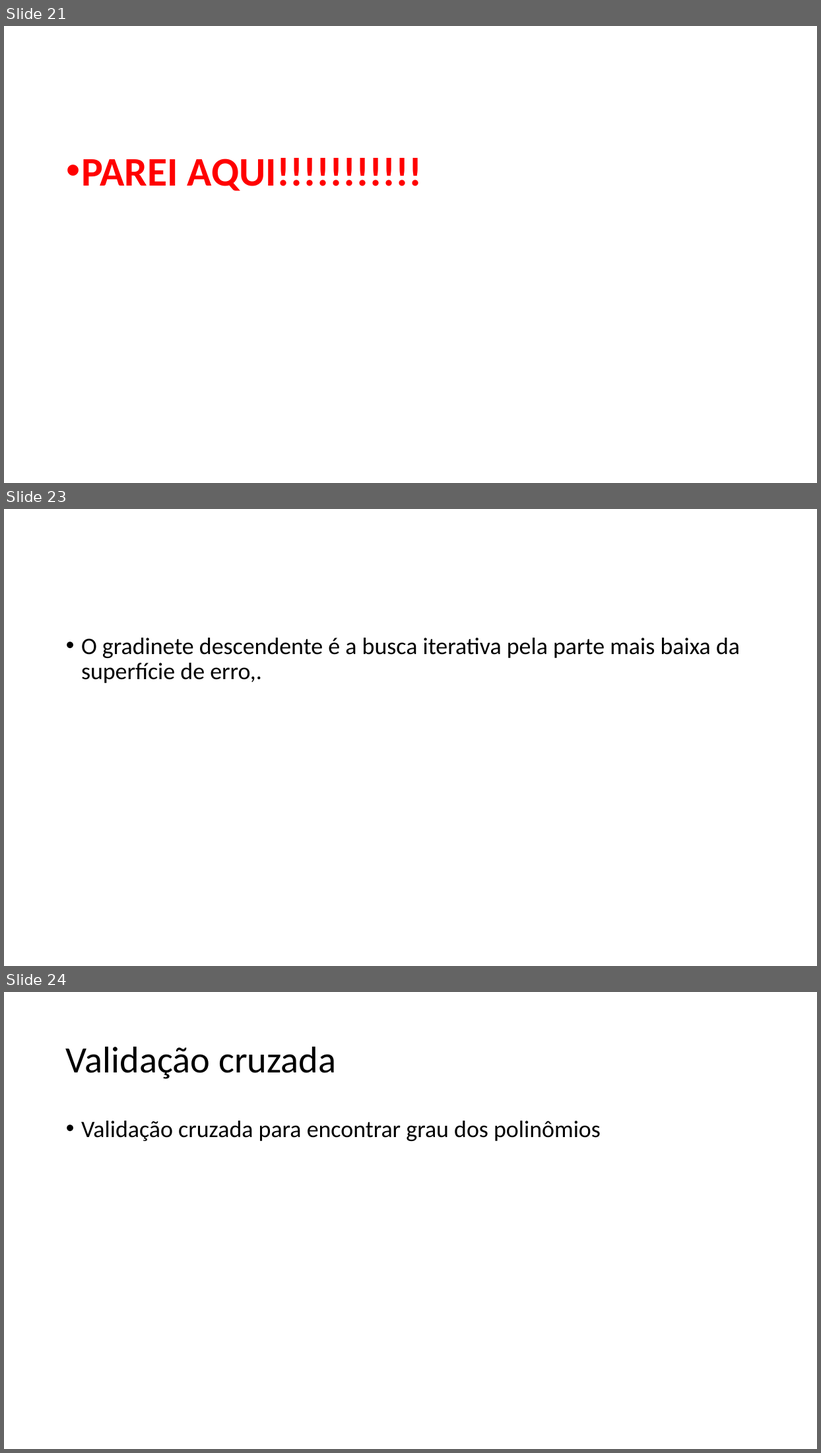
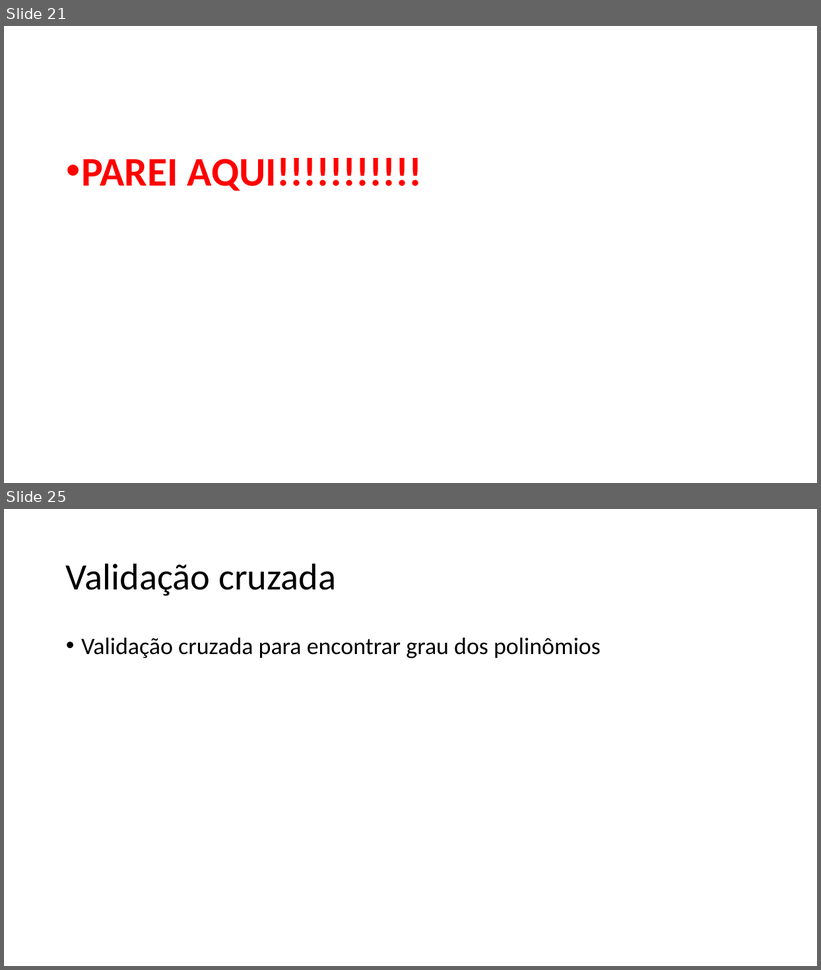
Before and after one commit to zz4fap/c24_inteligencia_artificial, a slide deck: slides/C24_Regressão.pptx. Shown one above the other, each under a label of ours: slides 21, 23 and 24 before the commit, slides 21 and 25 after it; the slides between them are not shown. The pictures are 821x1453 and 821x970 pixels, drawn with LibreOffice and Linux fonts; fonts in the diff are those of the drawing. Boxes give left, top, right and bottom in pixels: in the first picture for what was removed or moved away, otherwise in the second. Text is boxed around its words. In the diff, an @@ line names an element or a change of style, - is before the commit and + after.

```diff
--- a/slides/C24_Regressão.pptx
+++ b/slides/C24_Regressão.pptx
@@ slide 23 removed at (4, 509, 817, 966), background #FFFFFF @@
@@ text removed at (81, 638, 740, 683) @@
-• O gradinete descendente é a busca iterativa pela parte mais baixa da superfície de erro,.
@@ what was slide 24 is now slide 25 @@
```
Also in this commit, not shown: 2 slides changed, 3 slides added, 1 other slide removed.
